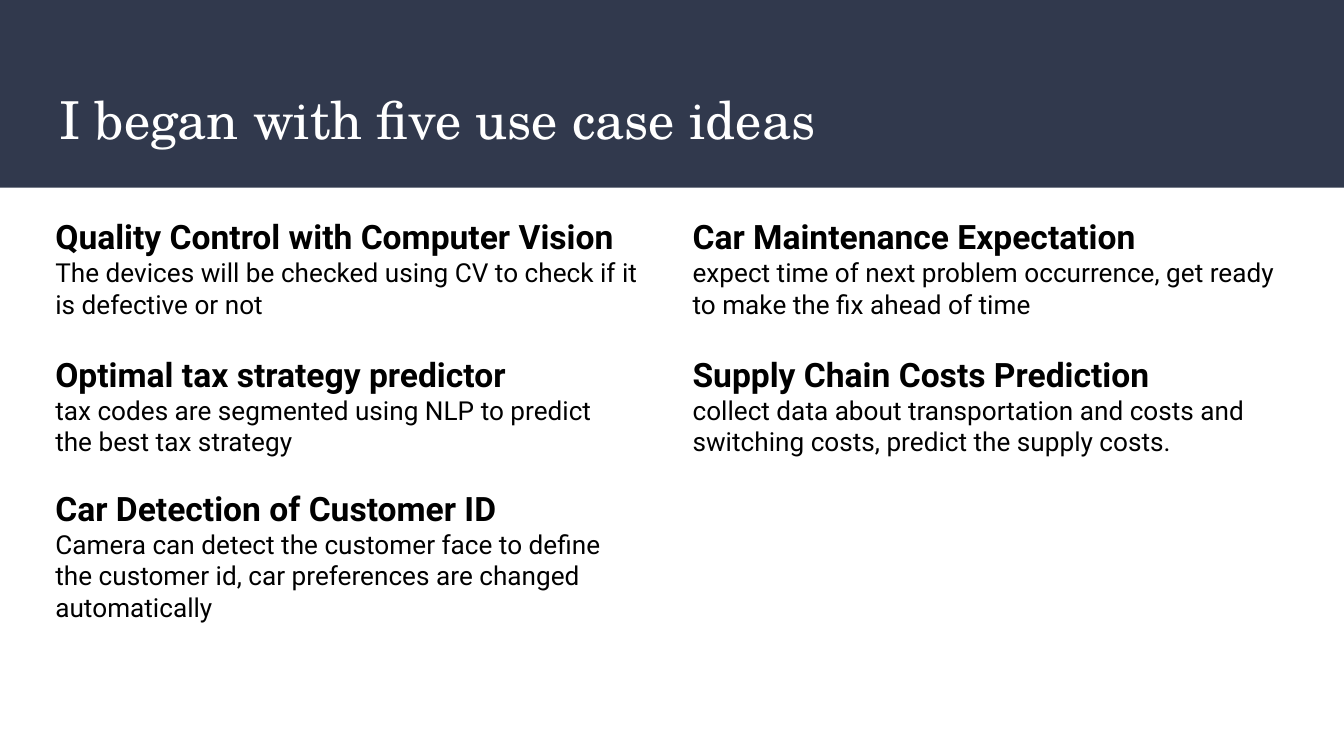
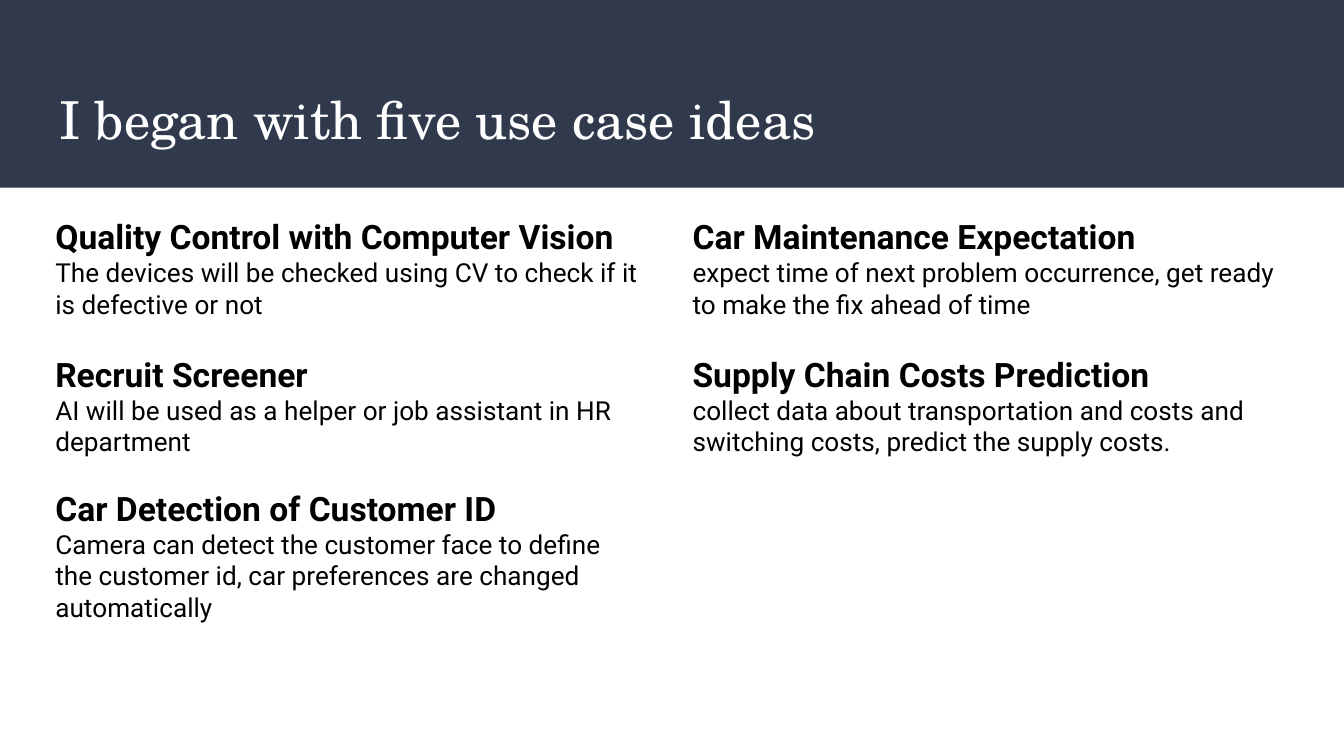
Before and after one commit to mohandesosama/Delivering-an-ML-AI-Strategy, a slide deck: slide 3 of 03_Final Presentation Template.pptx. Drawn at 1344x756 pixels with LibreOffice and Linux fonts; fonts in the diff are those of the drawing. Boxes give left, top, right and bottom in pixels: in the first picture for what was removed or moved away, otherwise in the second. Text is boxed around its words. In the diff, an @@ line names an element or a change of style, - is before the commit and + after.

```diff
--- a/03_Final Presentation Template.pptx
+++ b/03_Final Presentation Template.pptx
@@ text at box(55, 362, 611, 457): text changed @@
-Optimal tax strategy predictor
-tax codes are segmented using NLP to predict the best tax strategy
+Recruit Screener
+AI will be used as a helper or job assistant in HR department
```
Also in this commit, not shown: 4 other slides changed, 1 slide added, 1 other file.
